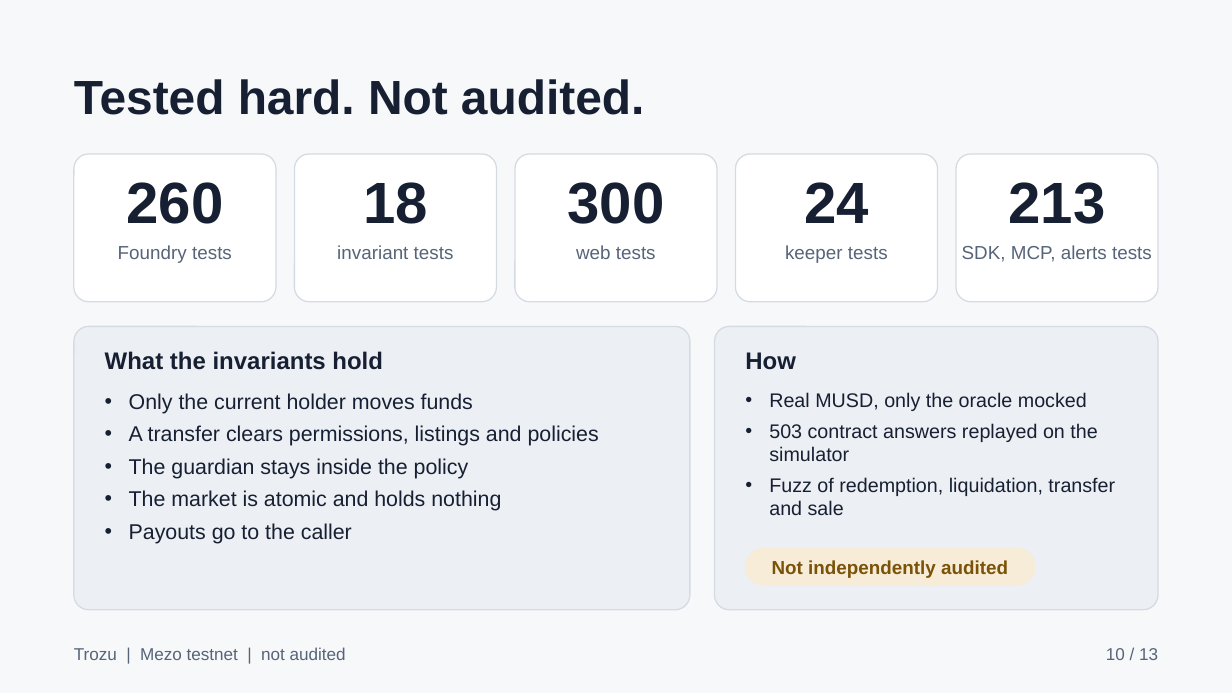
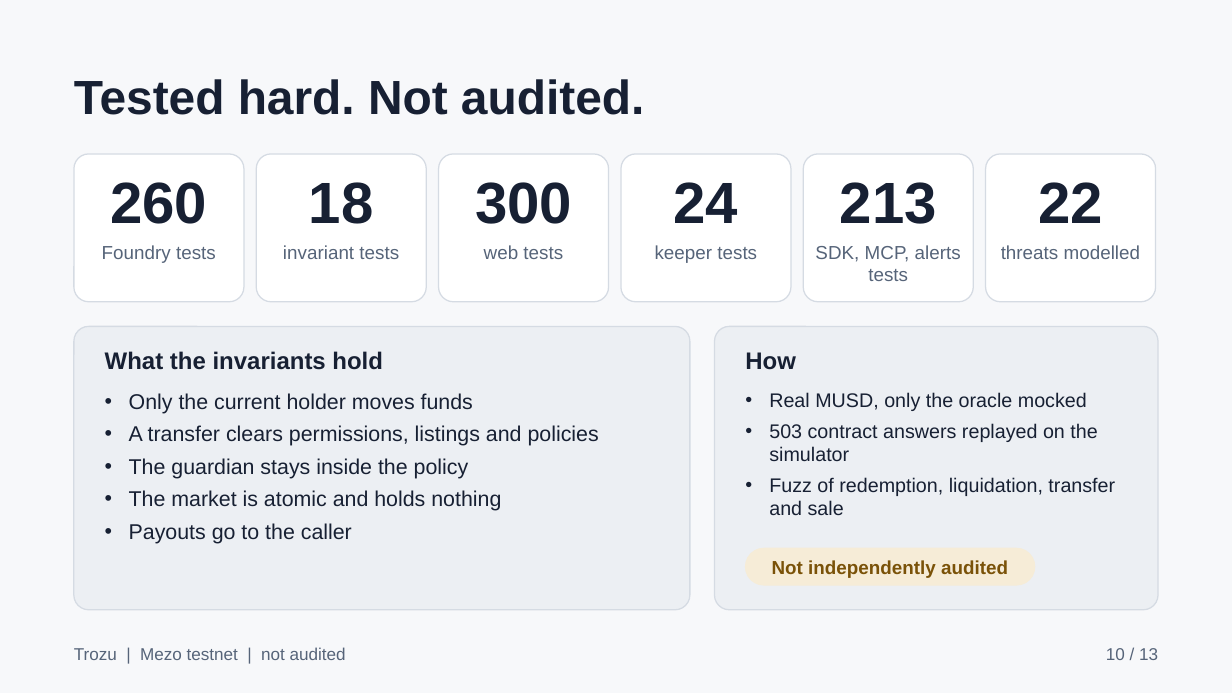
Before and after one commit to Oladayo-Ahmod/keel, a slide deck: slide 10 of docs/submission/trozu-deck.pptx. Drawn at 1232x693 pixels with LibreOffice and Linux fonts; fonts in the diff are those of the drawing. Boxes give left, top, right and bottom in pixels: in the first picture for what was removed or moved away, otherwise in the second. Text is boxed around its words. In the diff, an @@ line names an element or a change of style, - is before the commit and + after.

Commit message:
rebuild the deck with the threat count

```diff
--- a/docs/submission/trozu-deck.pptx
+++ b/docs/submission/trozu-deck.pptx
@@ text "260": place and size @@
-text "260" at <box>126,182,223,224</box>
+text "260" at <box>110,182,207,224</box>
@@ rounded rectangle: place and size @@
-rounded rectangle at <box>74,154,276,302</box>
+rounded rectangle at <box>74,154,244,302</box>
@@ text "18": place and size @@
-text "18" at <box>363,182,428,224</box>
+text "18" at <box>309,182,374,224</box>
@@ rounded rectangle: place and size @@
-rounded rectangle at <box>294,154,496,302</box>
+rounded rectangle at <box>256,154,426,302</box>
@@ text "300": place and size @@
-text "300" at <box>567,182,664,224</box>
+text "300" at <box>475,182,572,224</box>
@@ rounded rectangle added at <box>439,154,609,302</box>, fill #FFFFFF, outline #D5DBE3 0.75 pt @@
@@ text "24": place and size @@
-text "24" at <box>804,182,869,223</box>
+text "24" at <box>674,182,739,223</box>
@@ rounded rectangle: place and size @@
-rounded rectangle at <box>515,154,717,302</box>
+rounded rectangle at <box>621,154,791,302</box>
@@ text "213": place and size @@
-text "213" at <box>1009,182,1106,224</box>
+text "213" at <box>840,182,937,224</box>
@@ rounded rectangle: place and size @@
-rounded rectangle at <box>736,154,938,302</box>
+rounded rectangle at <box>803,154,973,302</box>
@@ rounded rectangle: place and size @@
-rounded rectangle at <box>956,154,1158,302</box>
+rounded rectangle at <box>986,154,1156,302</box>
@@ text added at <box>1038,182,1103,223</box>, 34 pt, text #172033, bold @@
+22
@@ text "Foundry tests": place and size @@
-text "Foundry tests" at <box>118,245,232,263</box>
+text "Foundry tests" at <box>102,245,216,263</box>
@@ text "invariant tests": place and size @@
-text "invariant tests" at <box>337,245,454,259</box>
+text "invariant tests" at <box>283,245,399,259</box>
@@ text "web tests": place and size @@
-text "web tests" at <box>576,245,656,259</box>
+text "web tests" at <box>484,245,563,259</box>
@@ text "keeper tests": place and size @@
-text "keeper tests" at <box>785,245,888,263</box>
+text "keeper tests" at <box>655,245,757,263</box>
@@ text "SDK, MCP, alerts tests" rewrapped from <box>962,245,1152,262</box> to <box>815,245,961,281</box> @@
@@ text added at <box>1001,245,1141,259</box>, 11 pt, text #566479 @@
+threats modelled
```
Also in this commit, not shown: 1 other file.
